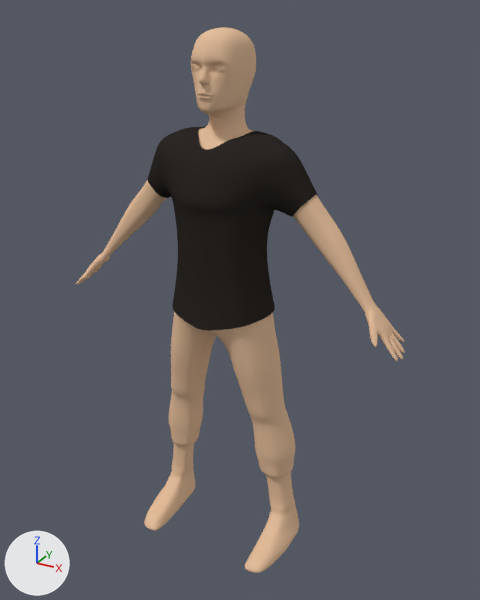
What one commit did to the Blender file BlendFilesForUnity/B_CharacterModel.blend.
Camera for both pictures: a 50 mm lens placed at (1.114, -1.911, 1.95), pointed at (0.056, 0.013, 0.988). Every picture has the same lights, and +X, +Y and +Z are marked at lower left.

In view in the first picture: 'Character'.
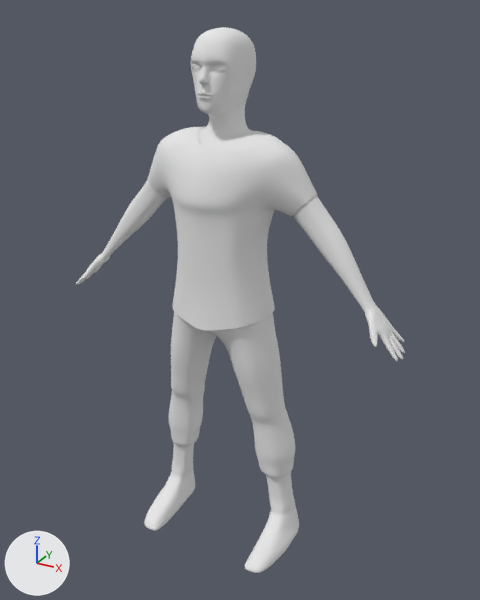
What changed in the scene script:
```text
Add mat_material:
    mat_material = diffuse_material('Material')
    mat_material.base_color = (0.8, 0.8, 0.8)  # white #e7e7e7
Change me_plane_006:
    where me_plane_006.from_pydata(...)  # 2681 vertices, 2589 faces; spans x -0.67..0.67, y -0.25..0.15, z -0.02..1.9
    used by ob_character; location = (0.0, 0.0, 0.0)
    me_plane_006 part 1: all 2325 faces that had it switch from mat_material_003 (beige #e4be9c) to mat_material (white #e7e7e7)
    me_plane_006 part 2: all 264 faces that had it switch from mat_material_002 (black #2e2a27) to mat_material (white #e7e7e7)
```

Boxes (x1, y1, x2, y2) around the edits, measured in the pictures (480 x 600 px):
part 1 of me_plane_006, recoloured (beige to white): (76, 27, 405, 573) in both
part 2 of me_plane_006, recoloured (black to white): (148, 127, 318, 331) in both
